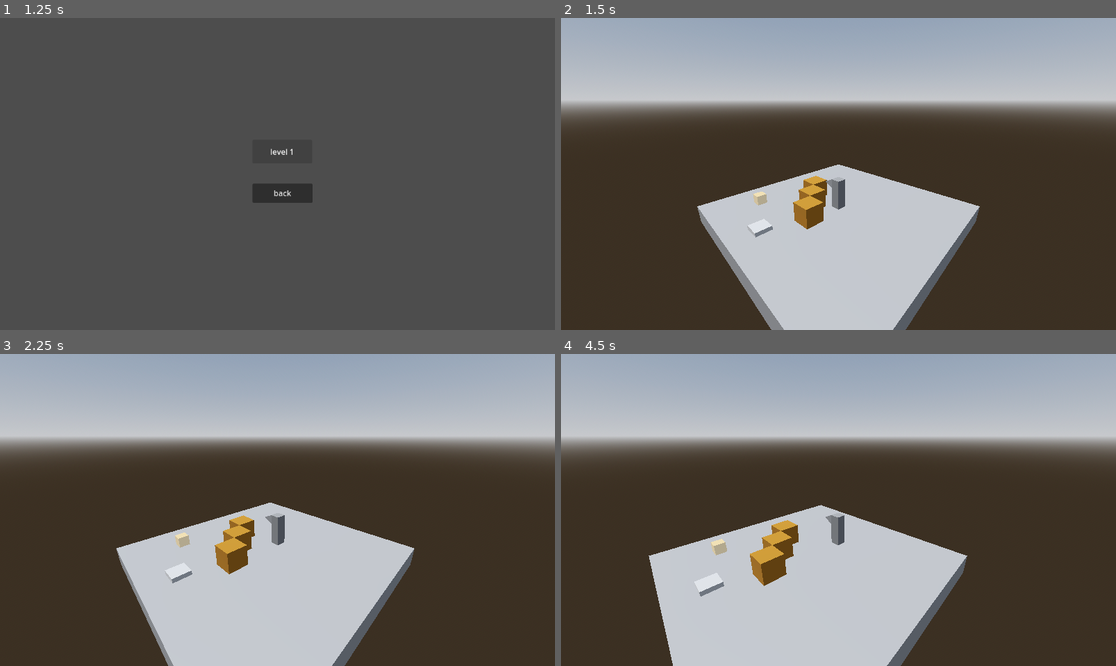
Above: before the commit, frames 1-4 (two rows, left to right).
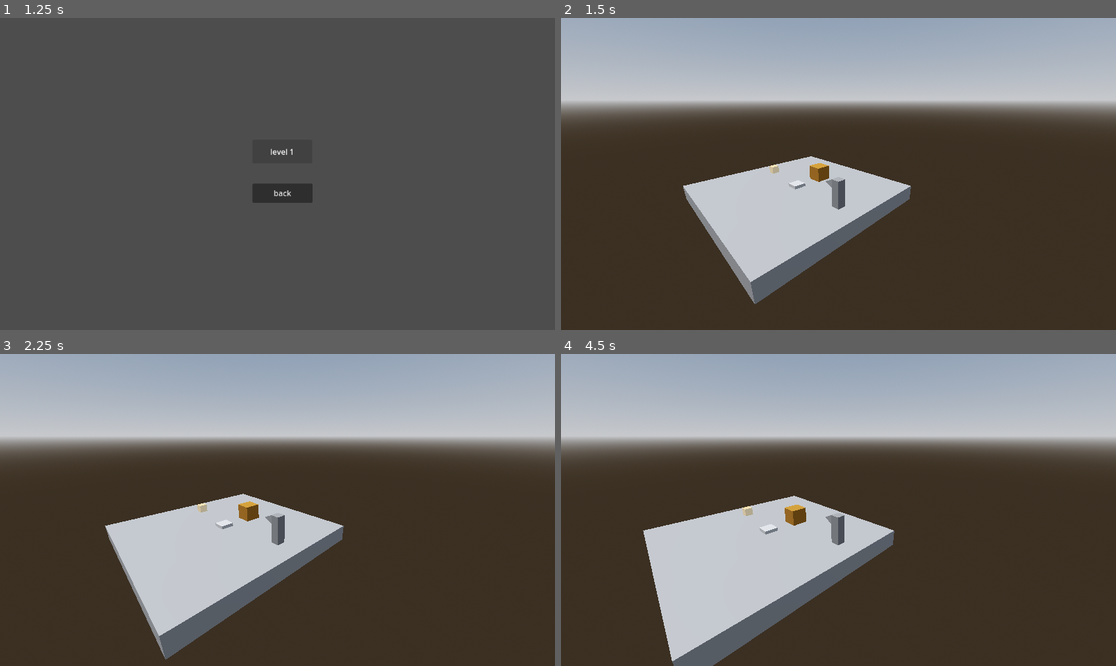
Above: after the commit, the same moments.

Repository: Jnight1104/Iso-Journey
Game: Godot game, scene res://Scenes/Main_menu.tscn
Same seed, same stepped clock (60 frames per second), same inputs: the game is played once before the commit and once after it. The project has no main scene, so this scene is started directly.
Inputs:
- Up to frame 1 (1.25 s): click "Play" at 0.5 s
- Up to frame 2 (1.5 s): click "level 1" at 1.25 s
- Up to frame 3 (2.25 s): tap Enter at 2 s; hold Right (ui_right) from 2.03 s (still down)
- Up to frame 4 (4.5 s): release Right (ui_right) at 2.78 s; hold Down (ui_down) 2.78-3.53 s; tap Space at 3.5 s; hold Right (ui_right) 3.53-4.28 s; tap Enter at 4.25 s; hold Up (ui_up) from 4.28 s (still down)

Frame 1 is identical in both runs. In frame 2, 14% of the frame differs, in the area x 22-76%, y 44-100%; in frame 3, 15%; in frame 4, 16%, in the area x 14-74%, y 45-100%.

Commit message:
redesigned level1

Diff:
--- a/Scenes/Level_1.tscn
+++ b/Scenes/Level_1.tscn
@@ -31,9 +31,11 @@
 environment = SubResource("Environment_6w05v")
 
 [node name="CSGBox3D" type="CSGBox3D" parent="."]
+transform = Transform3D(1, 0, 0, 0, 1, 0, 0, 0, 1, 4, 0, 0)
 size = Vector3(11, 1, 11)
 
 [node name="Floor" type="StaticBody3D" parent="."]
+transform = Transform3D(1, 0, 0, 0, 1, 0, 0, 0, 1, 4, 0, 0)
 
 [node name="Flooor" type="CollisionShape3D" parent="Floor"]
 shape = SubResource("BoxShape3D_quuv3")
@@ -49,40 +51,34 @@
 transform = Transform3D(1, 0, 0, 0, 1, 0, 0, 0, 1, 0, 0.5, 0)
 
 [node name="Boundary" type="StaticBody3D" parent="." groups=["Boundaries"]]
-transform = Transform3D(1, 0, 0, 0, 1, 0, 0, 0, 1, 0, 1, -6)
+transform = Transform3D(1, 0, 0, 0, 1, 0, 0, 0, 1, 4, 1, -6)
 
 [node name="CollisionShape3D" type="CollisionShape3D" parent="Boundary"]
 shape = SubResource("BoxShape3D_tp2vw")
 
 [node name="Boundary2" type="StaticBody3D" parent="." groups=["Boundaries"]]
-transform = Transform3D(-4.37114e-08, 0, 1, 0, 1, 0, -1, 0, -4.37114e-08, 6, 1, 0)
+transform = Transform3D(-4.37114e-08, 0, 1, 0, 1, 0, -1, 0, -4.37114e-08, 10, 1, 0)
 
 [node name="CollisionShape3D" type="CollisionShape3D" parent="Boundary2"]
 shape = SubResource("BoxShape3D_tp2vw")
 
 [node name="Boundary3" type="StaticBody3D" parent="." groups=["Boundaries"]]
-transform = Transform3D(1, 0, 0, 0, 1, 0, 0, 0, 1, 0, 1, 6)
+transform = Transform3D(1, 0, 0, 0, 1, 0, 0, 0, 1, 4, 1, 6)
 
 [node name="CollisionShape3D" type="CollisionShape3D" parent="Boundary3"]
 shape = SubResource("BoxShape3D_tp2vw")
 
 [node name="Boundary4" type="StaticBody3D" parent="." groups=["Boundaries"]]
-transform = Transform3D(-4.37114e-08, 0, 1, 0, 1, 0, -1, 0, -4.37114e-08, -6, 1, 0)
+transform = Transform3D(-4.37114e-08, 0, 1, 0, 1, 0, -1, 0, -4.37114e-08, -2, 1, 0)
 
 [node name="CollisionShape3D" type="CollisionShape3D" parent="Boundary4"]
 shape = SubResource("BoxShape3D_tp2vw")
 
 [node name="RigidBody3D" parent="." instance=ExtResource("2_onu2b")]
-transform = Transform3D(1, 0, 0, 0, 1, 0, 0, 0, 1, 2, 1, 0)
-
-[node name="StaticBody3D" parent="." instance=ExtResource("2_onu2b")]
-transform = Transform3D(1, 0, 0, 0, 1, 0, 0, 0, 1, 1, 1, -1)
-
-[node name="StaticBody3D2" parent="." instance=ExtResource("2_onu2b")]
-transform = Transform3D(1, 0, 0, 0, 1, 0, 0, 0, 1, 0, 1, -2)
+transform = Transform3D(1, 0, 0, 0, 1, 0, 0, 0, 1, 4, 1, 2)
 
 [node name="Win_collectible" parent="." instance=ExtResource("3_adoy0")]
-transform = Transform3D(1, 0, 0, 0, 1, 0, 0, 0, 1, 3, 1, -3)
+transform = Transform3D(1, 0, 0, 0, 1, 0, 0, 0, 1, 7, 1, 0)
 
 [node name="Area3D" parent="." instance=ExtResource("4_g432u")]
-transform = Transform3D(1, 0, 0, 0, 1, 0, 0, 0, 1, 1, 0.5, -4)
+transform = Transform3D(1, 0, 0, 0, 1, 0, 0, 0, 1, 4, 0.5, 0)
